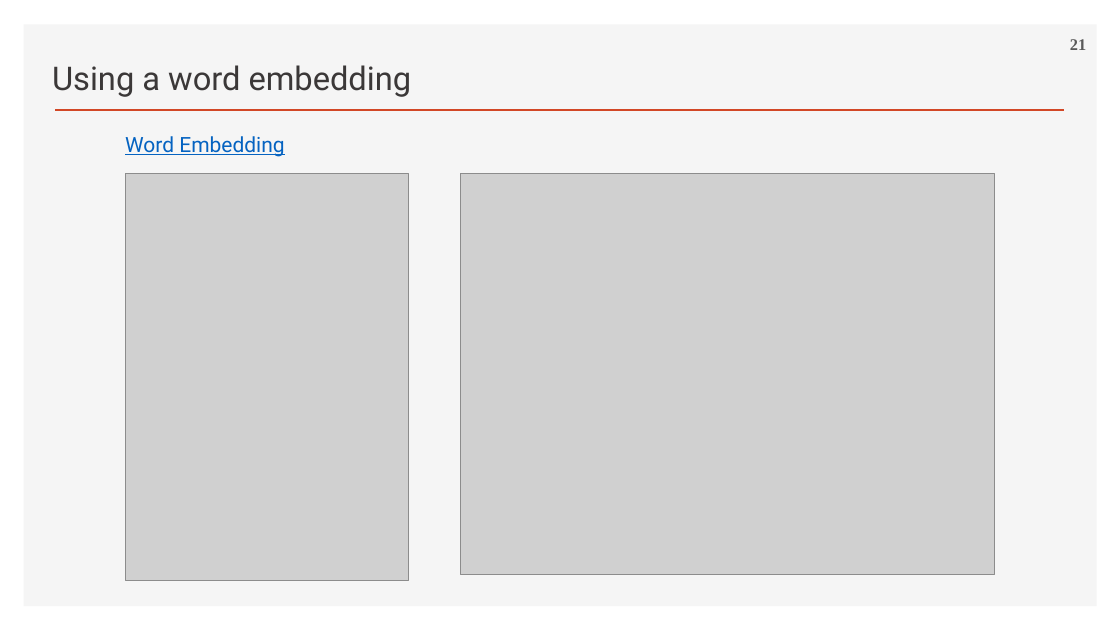
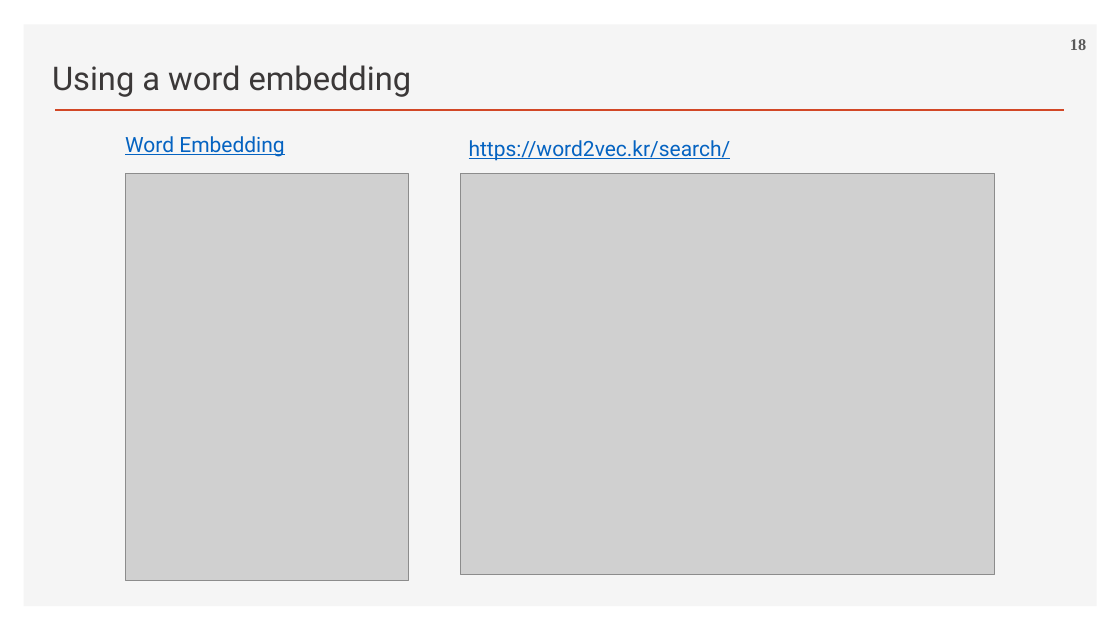
Before and after one commit to ancestor9/2026_Fall_Deep-Learning-with-Python, a slide deck: slide 18 of Chapter 14 Text classification.pptx (slide 21 before the commit). Drawn at 1120x630 pixels with LibreOffice and Linux fonts; fonts in the diff are those of the drawing; grey boxes stand for pictures; background and template pictures are left out. Boxes give left, top, right and bottom in pixels: in the first picture for what was removed or moved away, otherwise in the second. Text is boxed around its words. In the diff, an @@ line names an element or a change of style, - is before the commit and + after.

```diff
--- a/Chapter 14 Text classification.pptx
+++ b/Chapter 14 Text classification.pptx
@@ page number at (1070, 39, 1086, 50): text changed @@
-21
+18
@@ text added at (469, 140, 731, 161), 18 pt, text #0563C1, underline @@
+https://word2vec.kr/search/
```
Also in this commit, not shown: 5 other slides changed, 1 slide added, 4 slides removed.
